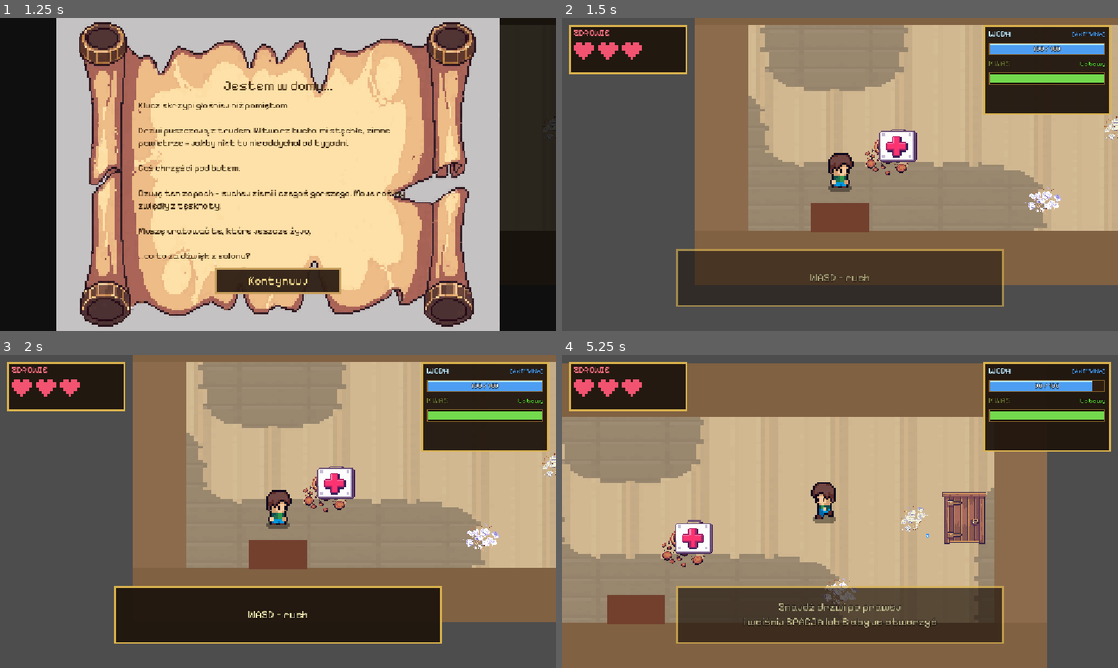
Above: before the commit, frames 1-4 (two rows, left to right).
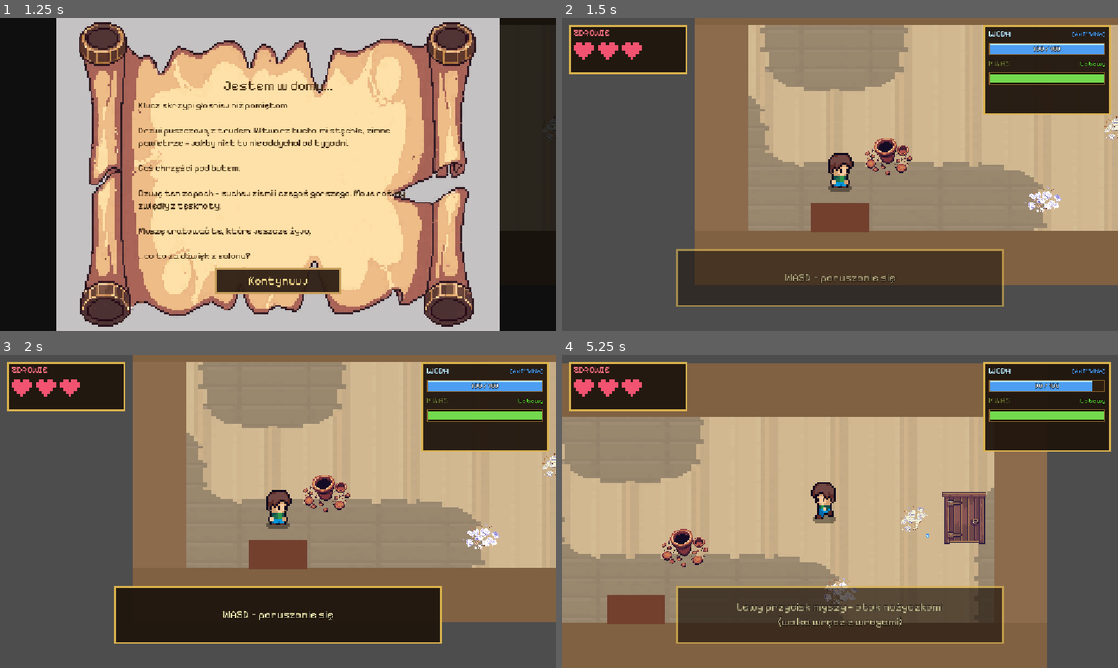
Above: after the commit, the same moments.

Repository: gawlowski-mateusz/Plants-Rescue
Game: Godot game, scene res://scenes/main_menu.tscn
The game is run twice, just before and just after one commit, with the same random seed, the same clock (stepped at 60 frames per second) and the same inputs.
Inputs (mouse positions are in pixels of both pictures, inside the frame that each line leads up to):
- Up to frame 1 (1.25 s): click "Rozpocznij nową grę" at 0.5 s
- Up to frame 2 (1.5 s): click "Kontynuuj" at 1.25 s
- Up to frame 3 (2 s): no input
- Up to frame 4 (5.25 s): tap Enter (ui_accept) at 2, 2.27, 3.02, 4.52 s; move the mouse to (962, 495) at 2.02 s; hold D (right) 2.03-2.78 s; hold Space (interact) 2.03-2.78 s; click (962, 495) at 2.1 s; move the mouse to (728, 527) at 2.77 s; hold S (down) 2.78-3.53 s; tap Space (interact) at 2.85, 4.35 s; click (728, 527) at 3.05 s; move the mouse to (895, 442) at 3.52 s; hold D (right) 3.53-4.28 s; hold Space (interact) 3.53-4.28 s; click (895, 442) at 3.6 s; move the mouse to (812, 574) at 4.27 s; hold W (up) 4.28-5.03 s; click (812, 574) at 4.55 s; move the mouse to (1006, 558) at 5.02 s; hold A (left) from 5.03 s (still down); hold Right mouse button (shoot) from 5.03 s (still down)

Frame 1 is identical in both runs. In frame 2, 0.9% of the frame differs, in the area x 40-64%, y 35-85%; in frame 3, 0.9%; in frame 4, 2.3%, in the area x 20-77%, y 44-88%.

Commit message:
feat(levels): fix BOM-broken levels, more enemies, foyer pause, level intro
Strip the UTF-8 BOM that broke kitchen/bedroom/balcony loading. Add more enemy
plants per level, move the beer fridge to the kitchen and fix its interaction,
add a level-intro popup and a foyer pause menu, a depleting water-bottle pack,
and fix the friendly-plant corruption flush-queries error.

Co-Authored-By: Claude Opus 4.8 <noreply@anthropic.com>

Diff:
--- a/game/scenes/balcony.tscn
+++ b/game/scenes/balcony.tscn
@@ -711,6 +711,18 @@
 position = Vector2(1700, 950)
 scale = Vector2(2, 2)
 
+[node name="EnemyPlant5" parent="Enemies" instance=ExtResource("2_enemy_plant")]
+position = Vector2(800, 600)
+scale = Vector2(2, 2)
+
+[node name="EnemyPlant6" parent="Enemies" instance=ExtResource("2_enemy_plant")]
+position = Vector2(1300, 850)
+scale = Vector2(2, 2)
+
+[node name="EnemyPlant7" parent="Enemies" instance=ExtResource("2_enemy_plant")]
+position = Vector2(1600, 650)
+scale = Vector2(2, 2)
+
 [node name="BossPalm" parent="Enemies" instance=ExtResource("16_boss_palm")]
 position = Vector2(2000, 900)
 
--- a/game/scenes/bedroom.tscn
+++ b/game/scenes/bedroom.tscn
@@ -321,11 +321,23 @@
 move_speed = 140.0
 attack_damage = 20
 
+[node name="EnemyPlant5" parent="Enemies" instance=ExtResource("2_enemy_plant")]
+position = Vector2(750, 700)
+scale = Vector2(2, 2)
+move_speed = 140.0
+attack_damage = 20
+
+[node name="EnemyPlant6" parent="Enemies" instance=ExtResource("2_enemy_plant")]
+position = Vector2(1500, 750)
+scale = Vector2(2, 2)
+move_speed = 140.0
+attack_damage = 20
+
 ; ORIGINAL boss_mushroom (Mateusz) — zakomentowany do testow sprite'a
 ; [node name="BossMushroom" parent="Enemies" instance=ExtResource("15_boss_mushroom")]
 ; position = Vector2(1240, 760)
 
-[node name="Mushroom1" parent="Enemies" instance=ExtResource("16_mushroom")]
+[node name="BossMushroom1" parent="Enemies" instance=ExtResource("16_mushroom")]
 position = Vector2(1800, 800)
 scale = Vector2(1.5, 1.5)
 
--- a/game/scenes/kitchen.tscn
+++ b/game/scenes/kitchen.tscn
@@ -52,6 +52,9 @@
 [sub_resource type="RectangleShape2D" id="RS_fridge_body"]
 size = Vector2(120, 180)
 
+[sub_resource type="RectangleShape2D" id="RS_fridge_interact"]
+size = Vector2(200, 300)
+
 [sub_resource type="RectangleShape2D" id="RS_table_round"]
 size = Vector2(160, 160)
 
@@ -220,7 +223,7 @@
 script = ExtResource("16_fridge")
 
 [node name="CollisionShape2D" type="CollisionShape2D" parent="Furniture/Fridge/FridgeInteract"]
-shape = SubResource("RS_fridge_body")
+shape = SubResource("RS_fridge_interact")
 
 [node name="CollisionShape2D" type="CollisionShape2D" parent="Furniture/Fridge"]
 shape = SubResource("RS_fridge_body")
@@ -356,6 +359,10 @@
 
 [node name="EnemyPlant4" parent="Enemies" unique_id=1593818912 instance=ExtResource("2_enemy_plant")]
 position = Vector2(2100, 950)
+scale = Vector2(2, 2)
+
+[node name="EnemyPlant5" parent="Enemies" instance=ExtResource("2_enemy_plant")]
+position = Vector2(1300, 850)
 scale = Vector2(2, 2)
 
 [node name="BossVine" parent="Enemies" instance=ExtResource("14_boss_vine")]
--- /dev/null
+++ b/game/scenes/level_intro.tscn
@@ -0,0 +1,70 @@
+[gd_scene format=3 uid="uid://levelintro01"]
+
+[ext_resource type="Theme" uid="uid://pixthm0001ab" path="res://assets/themes/pixel_theme.tres" id="1_theme"]
+[ext_resource type="Script" path="res://scripts/level_intro.gd" id="2_script"]
+
+[sub_resource type="StyleBoxFlat" id="SB_panel"]
+content_margin_left = 48.0
+content_margin_top = 22.0
+content_margin_right = 48.0
+content_margin_bottom = 24.0
+bg_color = Color(0.1, 0.07, 0.05, 0.95)
+border_width_left = 4
+border_width_top = 4
+border_width_right = 4
+border_width_bottom = 4
+border_color = Color(0.85, 0.7, 0.3, 1)
+anti_aliasing = false
+
+[node name="LevelIntro" type="CanvasLayer"]
+layer = 60
+script = ExtResource("2_script")
+
+[node name="Root" type="Control" parent="."]
+layout_mode = 3
+anchors_preset = 15
+anchor_right = 1.0
+anchor_bottom = 1.0
+mouse_filter = 2
+theme = ExtResource("1_theme")
+
+[node name="Panel" type="PanelContainer" parent="Root"]
+layout_mode = 1
+anchors_preset = 8
+anchor_left = 0.5
+anchor_top = 0.5
+anchor_right = 0.5
+anchor_bottom = 0.5
+offset_left = -340.0
+offset_top = -78.0
+offset_right = 340.0
+offset_bottom = 78.0
+grow_horizontal = 2
+grow_vertical = 2
+mouse_filter = 2
+theme_override_styles/panel = SubResource("SB_panel")
+
+[node name="VBox" type="VBoxContainer" parent="Root/Panel"]
+layout_mode = 2
+theme_override_constants/separation = 6
+alignment = 1
+
+[node name="NumberLabel" type="Label" parent="Root/Panel/VBox"]
+unique_name_in_owner = true
+layout_mode = 2
+theme_override_colors/font_color = Color(0.6, 0.95, 0.45, 1)
+theme_override_colors/font_outline_color = Color(0.05, 0.15, 0, 1)
+theme_override_constants/outline_size = 4
+theme_override_font_sizes/font_size = 32
+text = "POZIOM 1"
+horizontal_alignment = 1
+
+[node name="NameLabel" type="Label" parent="Root/Panel/VBox"]
+unique_name_in_owner = true
+layout_mode = 2
+theme_override_colors/font_color = Color(1, 1, 0.7, 1)
+theme_override_colors/font_outline_color = Color(0.1, 0.05, 0, 1)
+theme_override_constants/outline_size = 6
+theme_override_font_sizes/font_size = 60
+text = "Salon"
+horizontal_alignment = 1
--- a/game/scenes/living_room.tscn
+++ b/game/scenes/living_room.tscn
@@ -13,14 +13,12 @@
 [ext_resource type="PackedScene" path="res://scenes/beer_effect_ui.tscn" id="12_beer_ui"]
 [ext_resource type="PackedScene" path="res://scenes/water_bottles_pack.tscn" id="13_sink"]
 [ext_resource type="PackedScene" path="res://scenes/medkit_pickup.tscn" id="14_medkit"]
-[ext_resource type="Script" path="res://scripts/fridge.gd" id="15_fridge"]
 [ext_resource type="Texture2D" path="res://assets/images/furniture/living_room_couch.png" id="20_lr_couch"]
 [ext_resource type="Texture2D" path="res://assets/images/furniture/living_room_coffee_table.png" id="21_lr_coffee"]
 [ext_resource type="Texture2D" path="res://assets/images/furniture/living_room_bookshelf.png" id="22_lr_bookshelf"]
 [ext_resource type="Texture2D" path="res://assets/images/furniture/living_room_tv_cabinet.png" id="23_lr_tv"]
 [ext_resource type="Texture2D" path="res://assets/images/furniture/living_room_dining_table.png" id="24_lr_dining"]
 [ext_resource type="Texture2D" path="res://assets/images/furniture/living_room_rug.png" id="25_lr_rug"]
-[ext_resource type="Texture2D" path="res://assets/images/furniture/kitchen_fridge.png" id="26_fridge"]
 
 [sub_resource type="RectangleShape2D" id="RS_wall_horiz"]
 size = Vector2(2400, 100)
@@ -37,9 +35,6 @@
 [sub_resource type="RectangleShape2D" id="RS_bookshelf"]
 size = Vector2(100, 200)
 
-[sub_resource type="RectangleShape2D" id="RS_fridge_interact"]
-size = Vector2(200, 300)
-
 [sub_resource type="RectangleShape2D" id="RS_tv"]
 size = Vector2(250, 80)
 
@@ -51,9 +46,6 @@
 
 [sub_resource type="RectangleShape2D" id="RS_inner_wall_v"]
 size = Vector2(30, 400)
-
-[sub_resource type="RectangleShape2D" id="RS_fridge_body"]
-size = Vector2(120, 180)
 
 [sub_resource type="RectangleShape2D" id="RS_finish"]
 size = Vector2(120, 120)
@@ -291,31 +283,7 @@
 
 ; === KORYTARZ DOLNY (lewa dolna część — za ścianą wewnętrzną) ===
 
-; Lodówka — przy lewej ścianie w korytarzu
-[node name="Fridge" type="StaticBody2D" parent="Furniture"]
-position = Vector2(200, 920)
-collision_layer = 3
-collision_mask = 0
-
-[node name="Sprite2D" type="Sprite2D" parent="Furniture/Fridge"]
-scale = Vector2(2.2, 2.2)
-texture = ExtResource("26_fridge")
-
-[node name="BeerSpawnPoint" type="Node2D" parent="Furniture/Fridge"]
-position = Vector2(0, 160)
-
-[node name="FridgeInteract" type="Area2D" parent="Furniture/Fridge"]
-collision_layer = 0
-collision_mask = 1
-script = ExtResource("15_fridge")
-
-[node name="CollisionShape2D" type="CollisionShape2D" parent="Furniture/Fridge/FridgeInteract"]
-shape = SubResource("RS_fridge_interact")
-
-[node name="CollisionShape2D" type="CollisionShape2D" parent="Furniture/Fridge"]
-shape = SubResource("RS_fridge_body")
-
-; Butelki z wodą — obok lodówki
+; Butelki z wodą
 [node name="WaterBottlesPack" parent="Furniture" unique_id=1140651688 instance=ExtResource("13_sink")]
 position = Vector2(400, 980)
 
--- a/game/scenes/main.tscn
+++ b/game/scenes/main.tscn
@@ -11,7 +11,6 @@
 [ext_resource type="Texture2D" path="res://assets/images/papers.png" id="11_papers"]
 [ext_resource type="Texture2D" path="res://assets/images/scroll.png" id="12_scroll"]
 [ext_resource type="Theme" uid="uid://pixthm0001ab" path="res://assets/themes/pixel_theme.tres" id="13_theme"]
-[ext_resource type="PackedScene" path="res://scenes/medkit_pickup.tscn" id="14_medkit"]
 
 [sub_resource type="RectangleShape2D" id="RS_couch"]
 size = Vector2(80, 44)
@@ -140,16 +139,13 @@
 
 [node name="Pickups" type="Node2D" parent="."]
 
-[node name="Medkit" parent="Pickups" instance=ExtResource("14_medkit")]
-position = Vector2(420, 360)
-
 ; ===== DOOR TO LIVING ROOM =====
 [node name="Doors" type="Node2D" parent="."]
 
 [node name="Door1" parent="Doors" instance=ExtResource("9_door")]
 position = Vector2(980, 320)
 door_id = "door1"
-is_locked = false
+is_locked = true
 
 ; ===== PLAYER =====
 [node name="Player" parent="." instance=ExtResource("1_player")]
--- a/game/scenes/water_bottles_pack.tscn
+++ b/game/scenes/water_bottles_pack.tscn
@@ -1,13 +1,13 @@
 [gd_scene load_steps=5 format=3]
 
 [ext_resource type="Script" path="res://scripts/water_bottles_pack.gd" id="1_pack"]
-[ext_resource type="Texture2D" path="res://assets/images/pickups/water_bottles.png" id="2_tex"]
+[ext_resource type="Texture2D" path="res://assets/images/pickups/water_bottles_states.png" id="2_tex"]
 
 [sub_resource type="RectangleShape2D" id="RS_area"]
-size = Vector2(140, 120)
+size = Vector2(70, 60)
 
 [sub_resource type="RectangleShape2D" id="RS_blocker"]
-size = Vector2(130, 100)
+size = Vector2(65, 50)
 
 [node name="WaterBottlesPack" type="Area2D"]
 collision_layer = 0
@@ -27,8 +27,10 @@
 shape = SubResource("RS_blocker")
 
 [node name="Sprite2D" type="Sprite2D" parent="Blocker"]
-scale = Vector2(1.8, 1.8)
+scale = Vector2(0.9, 0.9)
 texture_filter = 1
 texture = ExtResource("2_tex")
+region_enabled = true
+region_rect = Rect2(0, 0, 64, 64)
 
 [node name="Bottles" type="Node2D" parent="Blocker"]
--- a/game/scripts/friendly_plant.gd
+++ b/game/scripts/friendly_plant.gd
@@ -69,7 +69,11 @@
 		return
 
 	if not is_watered:
-		_corrupt_into_enemy()
+		# take_damage runs inside a physics collision callback; adding an
+		# Area2D-bearing enemy now would change monitoring state mid query-flush.
+		# Guard immediately and defer the actual spawn to the next idle frame.
+		_is_corrupted = true
+		_corrupt_into_enemy.call_deferred()
 		return
 
 	_watered_hits_taken += 1
--- /dev/null
+++ b/game/scripts/level_intro.gd
@@ -0,0 +1,24 @@
+extends CanvasLayer
+
+## Brief title-card popup shown at the start of each level: the level number
+## and its name. Fades in, holds, fades out, then frees itself. Non-blocking.
+
+@onready var root: Control = $Root
+@onready var number_label: Label = %NumberLabel
+@onready var name_label: Label = %NameLabel
+
+
+func _ready() -> void:
+	visible = false
+
+
+func show_intro(number: int, level_name: String) -> void:
+	number_label.text = "POZIOM %d" % number
+	name_label.text = level_name
+	root.modulate = Color(1, 1, 1, 0.0)
+	visible = true
+	var t := create_tween()
+	t.tween_property(root, "modulate:a", 1.0, 0.35)
+	t.tween_interval(1.8)
+	t.tween_property(root, "modulate:a", 0.0, 0.5)
+	t.tween_callback(queue_free)
--- a/game/scripts/living_room.gd
+++ b/game/scripts/living_room.gd
@@ -10,6 +10,8 @@
 
 const BOSS_TROPHY_UI_SCENE: PackedScene = preload("res://scenes/boss_trophy_ui.tscn")
 const BOSS_REWARD_DIALOG_SCENE: PackedScene = preload("res://scenes/boss_reward_dialog.tscn")
+const SETTINGS_OVERLAY_SCENE: PackedScene = preload("res://scenes/settings_overlay.tscn")
+const LEVEL_INTRO_SCENE: PackedScene = preload("res://scenes/level_intro.tscn")
 
 
 @onready var player: CharacterBody2D = $Player
@@ -34,6 +36,7 @@
 var _trophy_ui: Control = null
 var _boss_reward_dialog: CanvasLayer = null
 var _boss_dialog_locked_player: bool = false
+var _settings_overlay: CanvasLayer = null
 
 
 var state: int = State.PLAY
@@ -55,6 +58,15 @@
 	game_over_screen.visible = false
 
 	var gs := get_node_or_null("/root/GameState")
+
+	# Fresh start when arriving from the foyer (level 0): wipe any tutorial-test
+	# damage/resource use, and skip the onboarding (already shown in the foyer).
+	var from_foyer := false
+	if gs != null and gs.has_method("consume_full_restore"):
+		from_foyer = bool(gs.call("consume_full_restore"))
+	if from_foyer and player.has_method("restore_full_stats"):
+		player.restore_full_stats()
+
 	if gs != null and gs.has_method("save_level_start_stats"):
 		gs.call("save_level_start_stats", player.current_water_capacity, player.current_acid_capacity)
 	elif gs != null and gs.has_method("save_level_start_health"):
@@ -85,14 +97,18 @@
 	game_over_menu_btn.pressed.connect(_return_to_menu)
 
 	_setup_boss_reward_ui()
+	_setup_settings_overlay()
 
 	_update_labels()
-
-	if show_onboarding_tutorials:
+	_show_level_intro()
+
+	AudioManager.play_music("gameplay_theme")
+
+	if show_onboarding_tutorials and not from_foyer:
 		# Quick onboarding sequence
-		_queue_tutorial("LPM — strzelaj wodą\nPodlej rośliny aby je uratować", 4.5)
+		_queue_tutorial("PPM — strzelaj wodą\nPodlej rośliny, aby je uratować", 4.5)
 		_queue_tutorial("X — przełącz między wodą a kwasem\nKwas rani wrogów", 4.5)
-		_queue_tutorial("Prawy przycisk myszy — auto-celowanie\nw wroga pod kursorem", 4.5)
+		_queue_tutorial("Środkowy przycisk myszy — auto-celowanie\nw wroga pod kursorem", 4.5)
 		_queue_tutorial("Uratuj wszystkie %d rośliny\ni pokonaj %d zmutowane potwory" % [plants_to_rescue_total, enemies_to_kill_total], 4.5)
 
 
@@ -107,6 +123,8 @@
 
 func _on_plant_watered() -> void:
 	plants_watered += 1
+	GameState.campaign_record_watered()
+	AudioManager.play_sfx("pickup_water")
 	_update_labels()
 	_check_objectives()
 
@@ -118,6 +136,12 @@
 	var was_watered := false
 	if plant is FriendlyPlant:
 		was_watered = plant.is_watered
+
+	# Tag the resulting enemy so we can count it as a *killed friendly plant*
+	# (not a regular enemy) for the campaign ending stats.
+	if enemy != null:
+		enemy.set_meta("corrupted_plant", true)
+		enemy.set_meta("plant_was_watered", was_watered)
 
 	# If the plant was not watered yet, it no longer needs rescuing.
 	# If it was watered, keep the plant objective unchanged.
@@ -131,6 +155,8 @@
 
 func _on_enemy_died(enemy: Node2D) -> void:
 	enemies_killed += 1
+	if enemy != null and bool(enemy.get_meta("corrupted_plant", false)):
+		GameState.campaign_record_plant_killed(bool(enemy.get_meta("plant_was_watered", false)))
 	_update_labels()
 	_handle_boss_defeat(enemy)
 	_check_objectives()
@@ -168,6 +194,31 @@
 	if _boss_dialog_locked_player and state == State.PLAY:
 		player.input_locked = false
 	_boss_dialog_locked_player = false
+
+
+func _setup_settings_overlay() -> void:
+	var overlays := get_node_or_null("Overlays")
+	if overlays == null or SETTINGS_OVERLAY_SCENE == null:
+		return
+	_settings_overlay = SETTINGS_OVERLAY_SCENE.instantiate() as CanvasLayer
+	if _settings_overlay != null:
+		overlays.add_child(_settings_overlay)
+
+
+func _unhandled_input(event: InputEvent) -> void:
+	if not event.is_action_pressed("ui_cancel"):
+		return
+	if state != State.PLAY:
+		return
+	if _settings_overlay == null or not _settings_overlay.has_method("open"):
+		return
+	if _settings_overlay.has_method("is_open") and bool(_settings_overlay.call("is_open")):
+		return
+	# Don't open the pause menu while a boss reward dialog is being shown.
+	if _boss_reward_dialog != null and _boss_reward_dialog.visible:
+		return
+	_settings_overlay.call("open", true)
+	get_viewport().set_input_as_handled()
 
 
 func _handle_boss_defeat(enemy: Node2D) -> void:
@@ -280,6 +331,11 @@
 		return
 
 	var gs := get_node_or_null("/root/GameState")
+	if gs != null and gs.has_method("mark_level_completed"):
+		gs.call("mark_level_completed", String(scene_file_path).get_file())
+
+	AudioManager.play_sfx("level_complete")
+
 	if gs != null and bool(gs.get("is_single_level_mode")):
 		state = State.COMPLETE
 		player.input_locked = true
@@ -300,6 +356,22 @@
 	state = State.COMPLETE
 	player.input_locked = true
 	get_tree().change_scene_to_file(next_scene_path)
+
+
+func _show_level_intro() -> void:
+	var overlays := get_node_or_null("Overlays")
+	if overlays == null or LEVEL_INTRO_SCENE == null:
+		return
+	var intro := LEVEL_INTRO_SCENE.instantiate()
+	overlays.add_child(intro)
+	if intro.has_method("show_intro"):
+		intro.call("show_intro", _get_current_level_number(), _get_current_level_display_name())
+
+
+func _get_current_level_number() -> int:
+	var key := String(scene_file_path).get_file()
+	var idx: int = GameState.BASE_LEVELS.find(key)
+	return idx + 1 if idx >= 0 else 1
 
 
 func _get_current_level_display_name() -> String:
@@ -320,6 +392,12 @@
 		return
 	state = State.COMPLETE
 	player.input_locked = true
+
+	# Finishing the final level of a full campaign run -> show one of the endings.
+	if GameState.is_campaign_run:
+		get_tree().change_scene_to_file("res://scenes/ending.tscn")
+		return
+
 	var total_seconds := int(elapsed)
 	var mins := int(total_seconds / 60.0)
 	var secs := total_seconds % 60
@@ -334,6 +412,8 @@
 func _on_player_health_changed(current: int, _max_health: int) -> void:
 	if current <= 0 and state == State.PLAY:
 		state = State.GAME_OVER
+		AudioManager.stop_music()
+		AudioManager.play_sfx("game_over")
 		await get_tree().create_timer(1.2).timeout
 		game_over_screen.visible = true
 
--- a/game/scripts/main.gd
+++ b/game/scripts/main.gd
@@ -2,6 +2,9 @@
 
 
 enum State { LETTER, FOYER, TRANSITION, GAME_OVER }
+
+
+const SETTINGS_OVERLAY_SCENE: PackedScene = preload("res://scenes/settings_overlay.tscn")
 
 
 @onready var player: CharacterBody2D = $Player
@@ -21,6 +24,7 @@
 var _tutorial_tween: Tween = null
 var _tutorial_queue: Array = []
 var _tutorial_playing: bool = false
+var _settings_overlay: CanvasLayer = null
 
 
 func _ready() -> void:
@@ -42,6 +46,25 @@
 
 	player.health_changed.connect(_on_player_health_changed)
 
+	AudioManager.play_music("gameplay_theme")
+
+	_settings_overlay = SETTINGS_OVERLAY_SCENE.instantiate()
+	$Overlays.add_child(_settings_overlay)
+
+
+func _unhandled_input(event: InputEvent) -> void:
+	if not event.is_action_pressed("ui_cancel"):
+		return
+	# Pause menu only while exploring the foyer (not during the letter/game over).
+	if state != State.FOYER:
+		return
+	if _settings_overlay == null or not _settings_overlay.has_method("open"):
+		return
+	if _settings_overlay.has_method("is_open") and bool(_settings_overlay.call("is_open")):
+		return
+	_settings_overlay.call("open", true)
+	get_viewport().set_input_as_handled()
+
 
 # ---------------------------------------------------------------
 # LETTER / INTRO
@@ -53,9 +76,16 @@
 	player.input_locked = false
 	state = State.FOYER
 
-	# Queue of tutorial toasts shown one after the other
-	_queue_tutorial("WASD — ruch", 3.0)
-	_queue_tutorial("Znajdź drzwi po prawej\ni wciśnij SPACJA lub E aby je otworzyć", 4.5)
+	# The exit door stays locked until every tutorial message has been shown
+	# (see _on_tutorials_finished). These describe all of the game mechanics.
+	_queue_tutorial("WASD — poruszanie się", 3.0)
+	_queue_tutorial("Lewy przycisk myszy — atak nożyczkami\n(walka wręcz z wrogami)", 4.0)
+	_queue_tutorial("Prawy przycisk myszy — strzelanie\nPodlewaj wodą przyjazne rośliny, aby je uratować", 5.0)
+	_queue_tutorial("X — przełącz między wodą a kwasem\nKwasem ranisz wrogie rośliny", 4.5)
+	_queue_tutorial("Środkowy przycisk myszy — auto-celowanie\nnamierza wroga pod kursorem", 4.5)
+	_queue_tutorial("Q — wypij piwo z lodówki\nDaje chwilowe przyspieszenie", 4.0)
+	_queue_tutorial("Apteczka leczy, a zgrzewka uzupełnia wodę\n— wystarczy do nich podejść", 4.5)
+	_queue_tutorial("SPACJA lub E — interakcja\n(drzwi, lodówka)", 3.5)
 
 
 # ---------------------------------------------------------------
@@ -75,6 +105,11 @@
 func _on_door_opened(_door_id: String) -> void:
 	# Brief pause to let the animation read, then swap scenes
 	await get_tree().create_timer(0.35).timeout
+	# Level 1 should start fresh (full water/acid/health) and skip the onboarding
+	# toasts, since the foyer already explained every mechanic.
+	var gs := get_node_or_null("/root/GameState")
+	if gs != null and gs.has_method("request_full_restore_on_next_level"):
+		gs.call("request_full_restore_on_next_level")
 	get_tree().change_scene_to_file("res://scenes/living_room.tscn")
 
 
@@ -85,6 +120,8 @@
 func _on_player_health_changed(current: int, _max_health: int) -> void:
 	if current <= 0 and state != State.GAME_OVER:
 		state = State.GAME_OVER
+		AudioManager.stop_music()
+		AudioManager.play_sfx("game_over")
 		await get_tree().create_timer(1.2).timeout
 		game_over_screen.visible = true
 
@@ -102,7 +139,7 @@
 func _play_next_tutorial() -> void:
 	if _tutorial_queue.is_empty():
 		_tutorial_playing = false
-		tutorial_toast.visible = false
+		_on_tutorials_finished()
 		return
 	_tutorial_playing = true
 	var entry = _tutorial_queue.pop_front()
@@ -116,6 +153,21 @@
 	_tutorial_tween.tween_interval(entry["duration"])
 	_tutorial_tween.tween_property(toast_panel, "modulate:a", 0.0, 0.4)
 	_tutorial_tween.tween_callback(_play_next_tutorial)
+
+
+func _on_tutorials_finished() -> void:
+	# All mechanics explained -> open the way out.
+	if door1.is_locked:
+		door1.unlock()
+
+	# Leave a persistent prompt on screen telling the player where to go.
+	if _tutorial_tween and _tutorial_tween.is_valid():
+		_tutorial_tween.kill()
+	toast_label.text = "Drzwi odblokowane!\nWyjdź drzwiami po prawej — SPACJA lub E"
+	tutorial_toast.visible = true
+	toast_panel.modulate.a = 0.0
+	_tutorial_tween = create_tween()
+	_tutorial_tween.tween_property(toast_panel, "modulate:a", 1.0, 0.3)
 
 
 # ---------------------------------------------------------------
--- a/game/scripts/player_health_ui.gd
+++ b/game/scripts/player_health_ui.gd
@@ -55,16 +55,16 @@
 			draw_rect(pixel_rect, pixel_color, true)
 
 
-func set_health(new_health: int, max_health: int = DEFAULT_MAX_HEALTH) -> void:
-	self.max_health = max_health if max_health > 0 else 1
-	heart_count = int(ceil(float(self.max_health) / float(HEALTH_PER_HEART)))
-	current_health = clampi(new_health, 0, self.max_health)
+func set_health(new_health: int, new_max: int = DEFAULT_MAX_HEALTH) -> void:
+	max_health = new_max if new_max > 0 else 1
+	heart_count = int(ceil(float(max_health) / float(HEALTH_PER_HEART)))
+	current_health = clampi(new_health, 0, max_health)
 	_recalculate_layout()
 	queue_redraw()
 
 
-func _on_player_health_changed(current: int, max_health: int) -> void:
-	set_health(current, max_health)
+func _on_player_health_changed(current: int, new_max: int) -> void:
+	set_health(current, new_max)
 
 
 func _recalculate_layout() -> void:
--- a/game/scripts/water_bottles_pack.gd
+++ b/game/scripts/water_bottles_pack.gd
@@ -1,11 +1,11 @@
 extends Area2D
 
 
-@export var starting_bottles: int = 6
+@export var starting_bottles: int = 4
 @export var refill_amount: int = 25
 @export var refill_cooldown: float = 1.0
 
-var bottles_left: int = 6
+var bottles_left: int = 4
 
 var _player_in_range: bool = false
 var _player: Node2D = null
@@ -13,12 +13,11 @@
 var _bubble: Control = null
 
 
-@onready var _bottles_container: Node = $Blocker/Bottles
 @onready var _sprite: Sprite2D = $Blocker/Sprite2D
 
 
 func _ready() -> void:
-	bottles_left = clampi(starting_bottles, 0, 6)
+	bottles_left = clampi(starting_bottles, 0, 4)
 
 	body_entered.connect(_on_body_entered)
 	body_exited.connect(_on_body_exited)
@@ -103,6 +102,7 @@
 	if not did_refill:
 		return
 
+	AudioManager.play_sfx("water_refill")
 	bottles_left = maxi(bottles_left - 1, 0)
 	_refresh_bottles_visual()
 
@@ -114,20 +114,17 @@
 
 
 func _refresh_bottles_visual() -> void:
-	# Fade sprite based on remaining bottles
-	if _sprite != null:
-		var ratio := float(bottles_left) / float(starting_bottles)
-		_sprite.modulate.a = clampf(0.3 + ratio * 0.7, 0.3, 1.0)
-
-	# Also hide old ColorRect bottles if they exist
-	if _bottles_container == null:
+	# The texture is a 64x256 sheet: frame 0 = 4 bottles, 1 = 3, 2 = 2, 3 = 1.
+	# Each used refill removes one bottle by advancing one frame.
+	if _sprite == null:
 		return
-	var bottles := _bottles_container.get_children()
-	var visible_count := clampi(bottles_left, 0, bottles.size())
-	for i in range(bottles.size()):
-		var item := bottles[i]
-		if item is CanvasItem:
-			(item as CanvasItem).visible = i < visible_count
+	if bottles_left <= 0:
+		_sprite.visible = false
+		return
+	_sprite.visible = true
+	_sprite.region_enabled = true
+	var frame := clampi(starting_bottles - bottles_left, 0, 3)
+	_sprite.region_rect = Rect2(0, frame * 64, 64, 64)
 
 
 func _on_body_entered(body: Node) -> void:
Binary file added: game/assets/images/pickups/water_bottles_states.png
Not shown, added: game/assets/images/pickups/water_bottles_states.png.import
Not shown, added: game/scripts/level_intro.gd.uid
